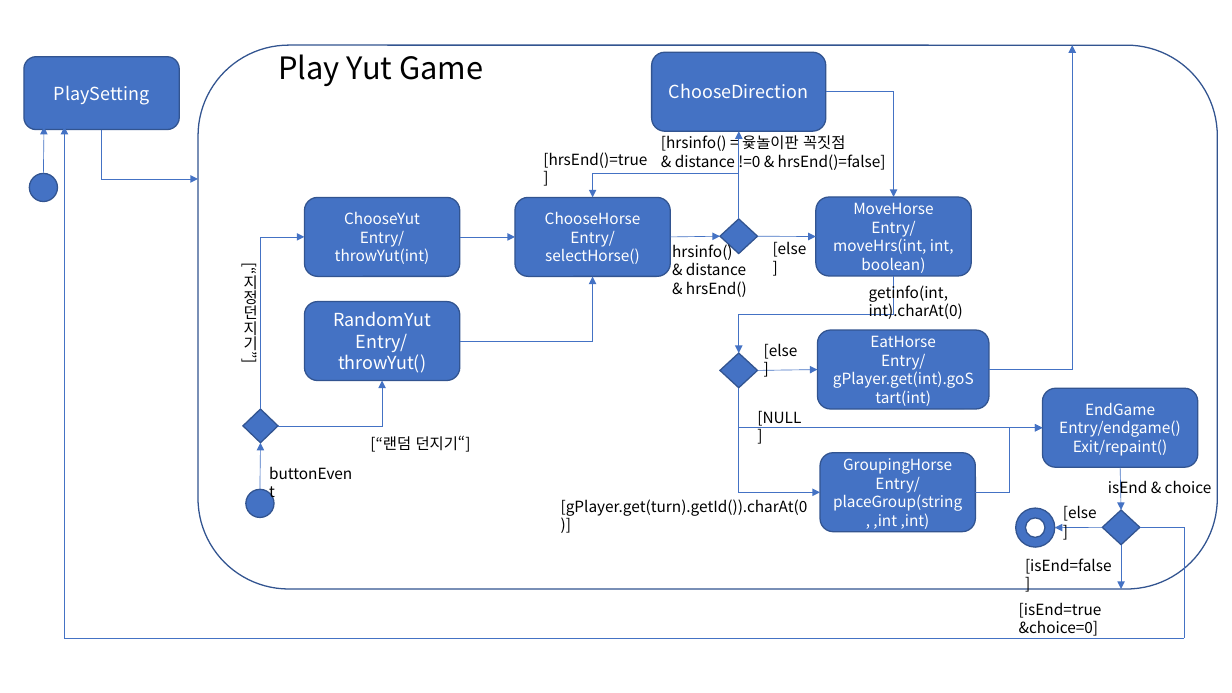
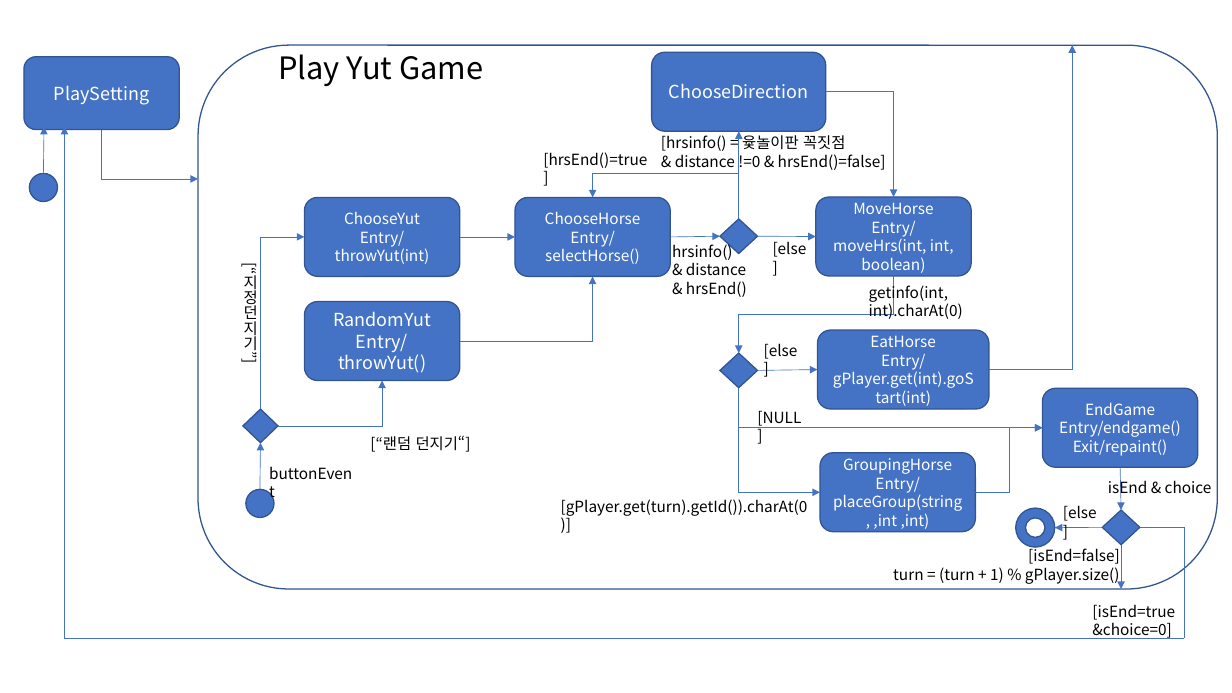
Before and after one commit to sweteam5/2019-1-SE-team5, a slide deck: slide 1 of State Chart.pptx. Drawn at 1232x693 pixels with LibreOffice and Linux fonts; fonts in the diff are those of the drawing. Boxes give left, top, right and bottom in pixels: in the first picture for what was removed or moved away, otherwise in the second. Text is boxed around its words. In the diff, an @@ line names an element or a change of style, - is before the commit and + after.

```diff
--- a/State Chart.pptx
+++ b/State Chart.pptx
@@ text "[isEnd=false]": place and size @@
-text "[isEnd=false]" at <box>1025,558,1112,574</box>
+text "[isEnd=false]" at <box>893,546,1120,584</box>
@@ text at <box>893,567,1120,584</box>: paragraph added @@
+turn = (turn + 1) % gPlayer.size()
@@ text at <box>1028,546,1120,564</box>: alignment left to right @@
@@ text "[isEnd=true": place and size @@
-text "[isEnd=true" at <box>1019,602,1102,636</box>
+text "[isEnd=true" at <box>1092,604,1175,639</box>
```
